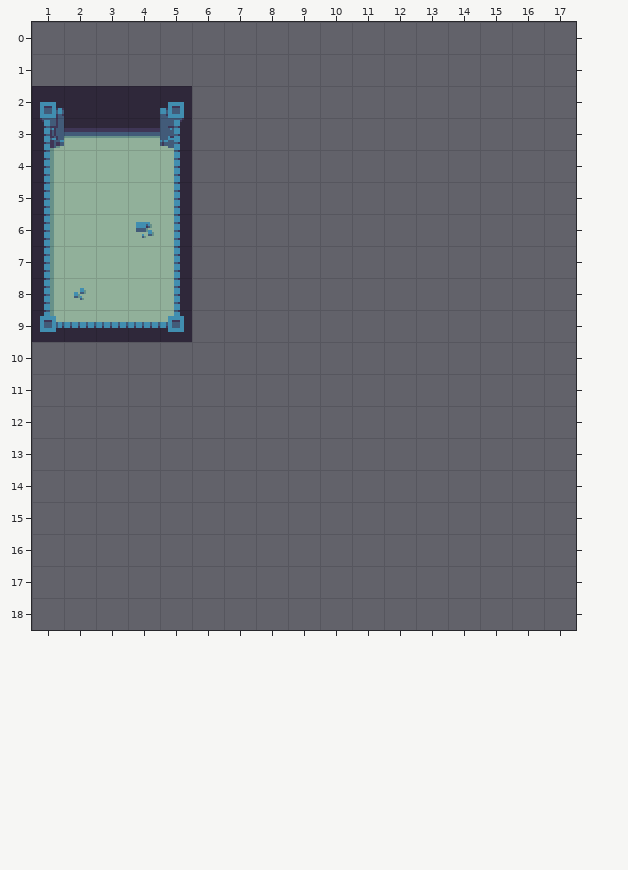
Tiled map (JSON), stored at maps/map1.json. That is the earlier state.
Cells are 16x16 px. Shown: x 1..17, y 0..18. The old version is drawn lined up with the new one.
Now the later version:
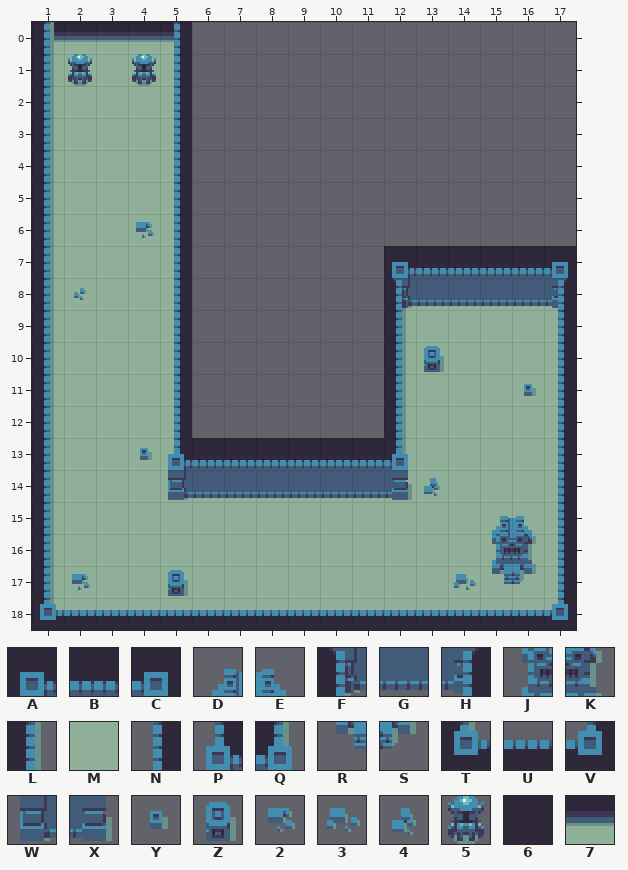
Key: from "dungeon_sheet": A 5, B 6, C 7, D 10, E 11, F 29, G 30, H 31, J 34, K 35, L 53, M 54, N 55, P 56, Q 57, R 58, S 59, T 77, U 78, V 79, W 80, X 81, Y 149, Z 152, 2 183, 3 184, 4 185, 5 187, 6 211, 7 235.
_ is an empty cell, . an unchanged one.
Message: bigger first level
Edits made:
map size 6x10 -> 20x19 cells
--- layer "Floor"
@@ x 1..5 @@
- 0 _____
- 1 _____
- 2 .666.
- 3 .777.
+ 0 77777
+ 1 MMMMM
+ 2 .MMM.
+ 3 .MMM.
@@ x 1..17 @@
- 8 ...........______
- 9 ...........______
-10 _____......______
-11 _____......______
-12 _____......______
-13 _____......______
-14 _________________
-15 _________________
-16 _________________
-17 _________________
-18 _________________
+ 8 ...........MMMMMM
+ 9 ...........MMMMMM
+10 MMMMM......MMMMMM
+11 MMMMM......MMMMMM
+12 MMMMM......MMMMMM
+13 MMMMM......MMMMMM
+14 MMMMMMMMMMMMMMMMM
+15 MMMMMMMMMMMMMMMMM
+16 MMMMMMMMMMMMMMMMM
+17 MMMMMMMMMMMMMMMMM
+18 MMMMMMMMMMMMMMMMM
--- layer "Walls"
@@ x 1..5 @@
- 0 _..._
- 1 __.__
- 2 A...C
- 3 F...H
+ 0 L...N
+ 1 L5.5N
+ 2 L...N
+ 3 L...N
@@ x 1..17 @@
- 7 ...........______
- 8 ...........______
- 9 TUUUV......_...._
-10 _..._......__..._
-11 _..._......_...._
-12 _..._......_...._
-13 _...________...._
-14 _...________...._
-15 _.............___
-16 _.............___
-17 _..._.........___
-18 _________________
+ 7 ...........ABBBBC
+ 8 ...........FGGGGH
+ 9 L___N......L....N
+10 L...N......LZ...N
+11 L...N......L....N
+12 L...N......L....N
+13 L...PBBBBBBQ....N
+14 L...WGGGGGGX....N
+15 L.............DEN
+16 L.............JKN
+17 L...Z.........RSN
+18 TUUUUUUUUUUUUUUUV
--- layer "Forground"
@@ x 16..16 @@
-11 _
+11 Y
@@ x 4..13 @@
-13 _.........
-14 ........._
+13 Y.........
+14 .........4
@@ x 2..14 @@
-17 _..........._
+17 2...........3
Boxes around the changes in both pictures, in picture pixels (x1, y1, x2, y2):
changed: (32, 22, 192, 148)
changed: (32, 246, 576, 630)
